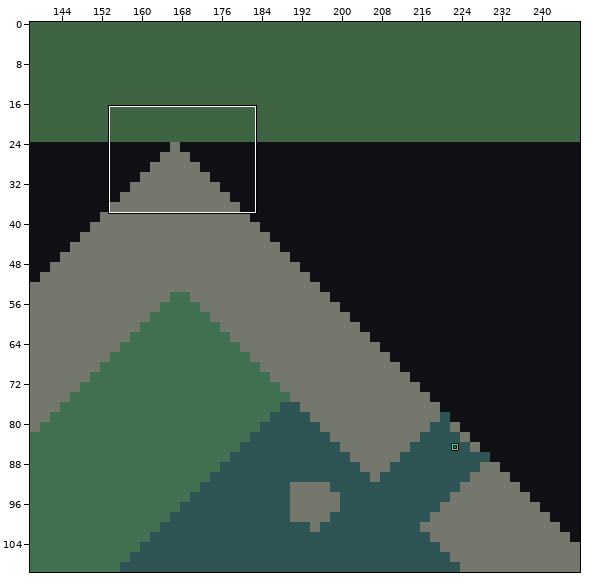
Level history. LDtk project: game/content/maps/world.ldtk. Above, an overview of the earlier version with the close-up marked.
Close-up. As it was:
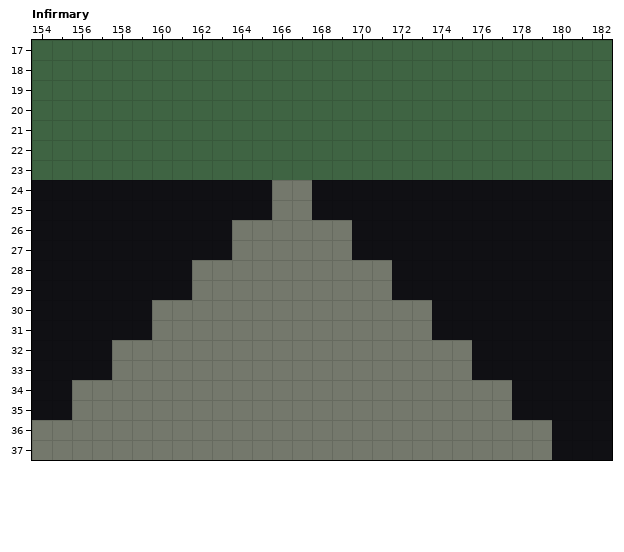
Cells are 10x10 px. Shown: Infirmary x 154..182, y 17..37. The commit also changed other parts of the map, which this record leaves out. The old version is drawn lined up with the new one.
New version:
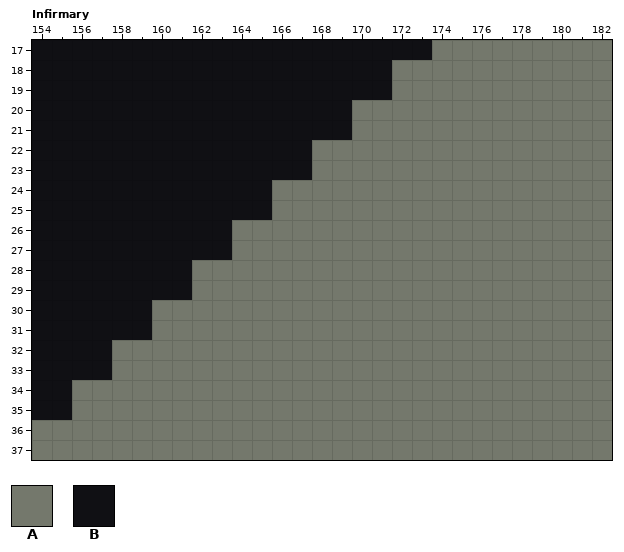
Key: from "Terrain": A 1 "rock", B 2 "void".
_ is an empty cell.
Edits made:
map size 262x262 -> 284x286 cells (old content now starts at 0,24; both pictures use the new coordinates)
Layer "Terrain":
y 17: x 154..182 _____________________________ -> BBBBBBBBBBBBBBBBBBBBAAAAAAAAA
y 18..19: x 154..182 _____________________________ -> BBBBBBBBBBBBBBBBBBAAAAAAAAAAA
y 20..21: x 154..182 _____________________________ -> BBBBBBBBBBBBBBBBAAAAAAAAAAAAA
y 22..23: x 154..182 _____________________________ -> BBBBBBBBBBBBBBAAAAAAAAAAAAAAA
y 24..25: x 168..182 BBBBBBBBBBBBBBB -> AAAAAAAAAAAAAAA
y 26..27: x 170..182 BBBBBBBBBBBBB -> AAAAAAAAAAAAA
y 28..29: x 172..182 BBBBBBBBBBB -> AAAAAAAAAAA
y 30..31: x 174..182 BBBBBBBBB -> AAAAAAAAA
y 32..33: x 176..182 BBBBBBB -> AAAAAAA
y 34..35: x 178..182 BBBBB -> AAAAA
y 36..37: x 180..182 BBB -> AAA
